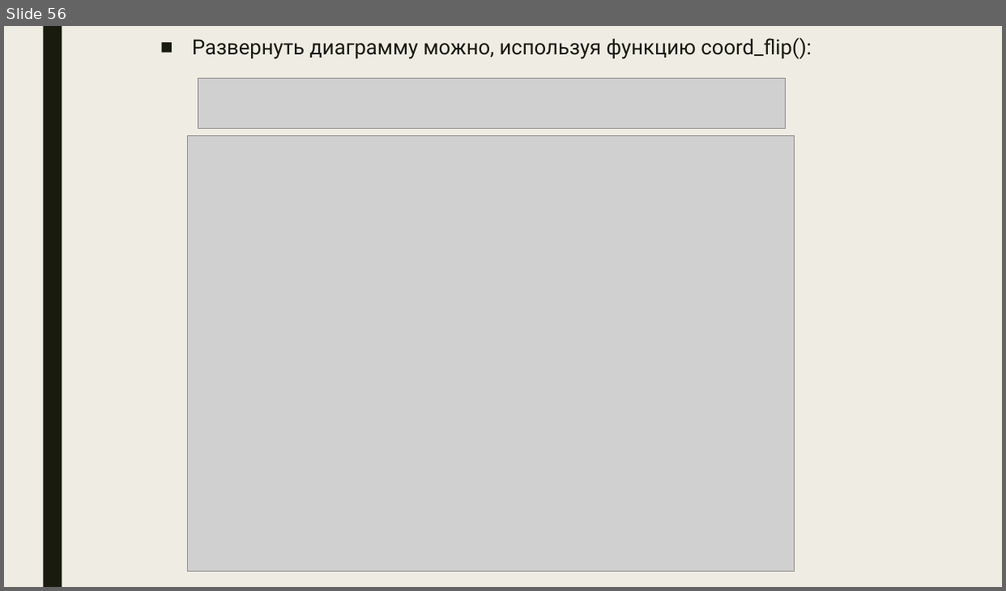
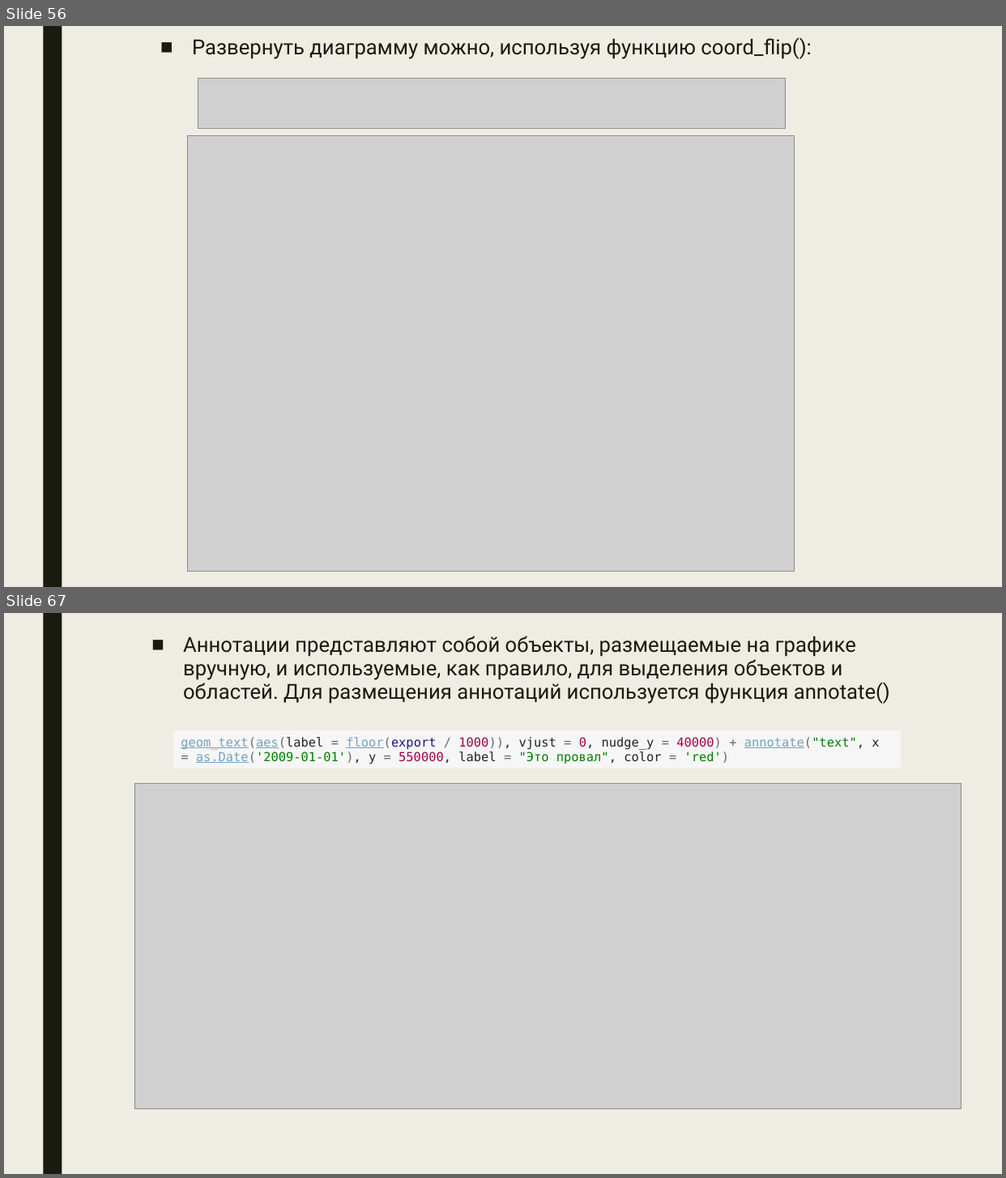
Before and after one commit to DanilaSamusev/Studieren, a slide deck: Course4/Matan/Samusev_Visualization_R.pptx. Shown one above the other, each under a label of ours: slide 56 before the commit, slides 56 and 67 after it; the slides between them are not shown. The pictures are 1006x591 and 1006x1178 pixels, drawn with LibreOffice and Linux fonts; fonts in the diff are those of the drawing; grey boxes stand for pictures. Boxes give left, top, right and bottom in pixels: in the first picture for what was removed or moved away, otherwise in the second. Text is boxed around its words. In the diff, an @@ line names an element or a change of style, - is before the commit and + after.

```diff
--- a/Course4/Matan/Samusev_Visualization_R.pptx
+++ b/Course4/Matan/Samusev_Visualization_R.pptx
@@ slide 67 added at (4,613,1002,1174), background #EFEDE3; not listed: 1 template element that a slide beside it also shows @@
@@ text added at (183,636,890,704), 20 pt, text #191B0E @@
+■ Аннотации представляют собой объекты, размещаемые на графике вручную, и используемые, как правило, для выделения объектов и областей. Для размещения аннотаций используется функция annotate()
@@ rectangle added at (173,730,901,768), fill #F6F6F6, 12 pt, text #212529 @@
+geom_text(aes(label = floor(export / 1000)), vjust = 0, nudge_y = 40000) + annotate("text", x = as.Date('2009-01-01'), y = 550000, label = "Это провал", color = 'red')
@@ picture added at (134,783,961,1109) @@
```
Also in this commit, not shown: 10 other slides added, 1 other file.
